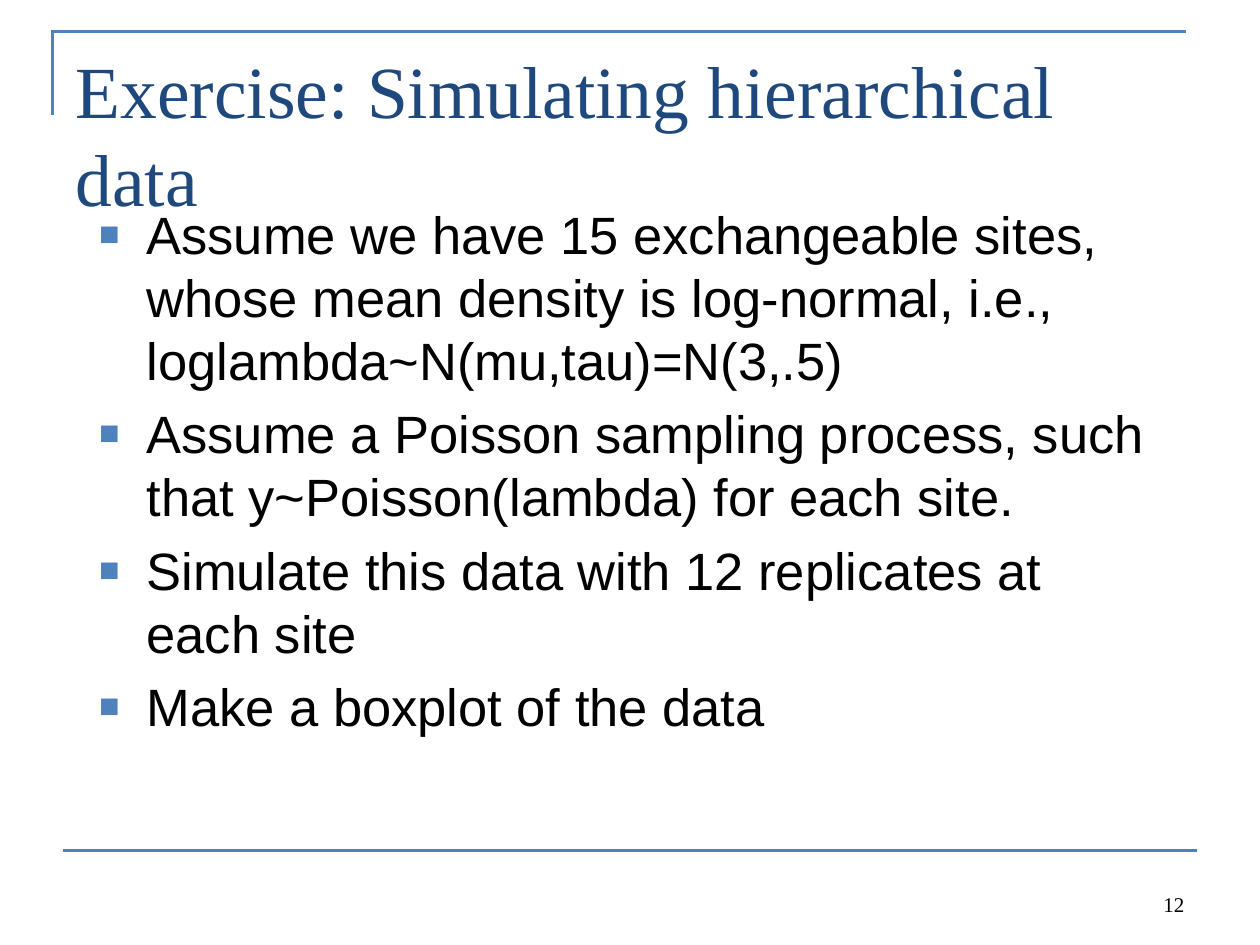
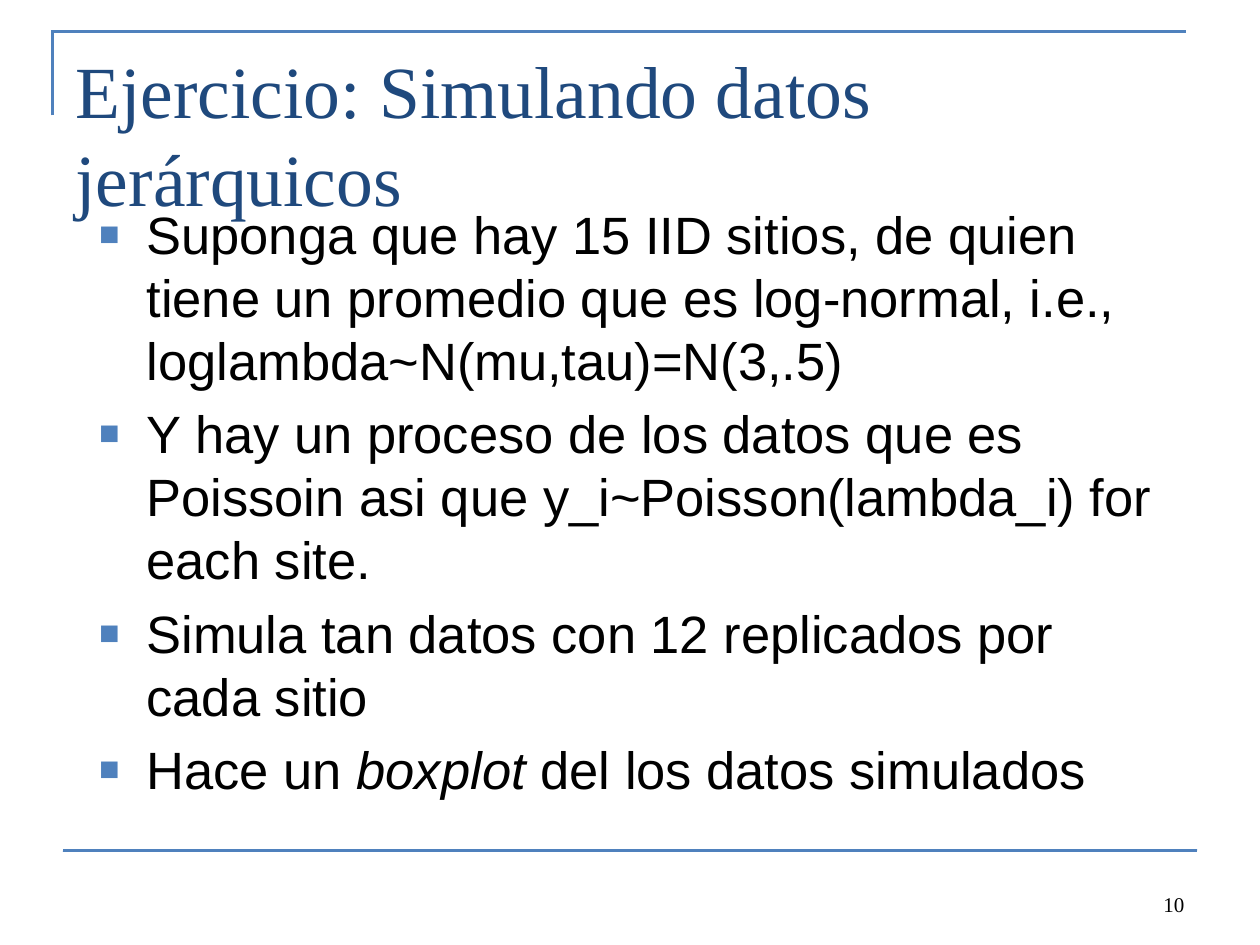
Before and after one commit to colemonnahan/bayes_workshop, a slide deck: slide 10 of dia4/lecture4_hierarchical.pptx (slide 12 before the commit). Drawn at 1260x945 pixels with LibreOffice and Linux fonts; fonts in the diff are those of the drawing. Boxes give left, top, right and bottom in pixels: in the first picture for what was removed or moved away, otherwise in the second. Text is boxed around its words. In the diff, an @@ line names an element or a change of style, - is before the commit and + after.

```diff
--- a/dia4/lecture4_hierarchical.pptx
+++ b/dia4/lecture4_hierarchical.pptx
@@ title at [76, 67, 871, 220]: text changed @@
-Exercise: Simulating hierarchical data
+Ejercicio: Simulando datos jerárquicos
@@ text at [146, 212, 1151, 800]: text changed @@
-■ Assume we have 15 exchangeable sites, whose mean density is log-normal, i.e., loglambda~N(mu,tau)=N(3,.5)
-■ Assume a Poisson sampling process, such that y~Poisson(lambda) for each site.
-■ Simulate this data with 12 replicates at each site
-■ Make a boxplot of the data
+■ Suponga que hay 15 IID sitios, de quien tiene un promedio que es log-normal, i.e., loglambda~N(mu,tau)=N(3,.5)
+■ Y hay un proceso de los datos que es Poissoin asi que y_i~Poisson(lambda_i) for each site.
+■ Simula tan datos con 12 replicados por cada sitio
+■ Hace un boxplot del los datos simulados
@@ page number at [1163, 898, 1184, 912]: text changed @@
-12
+10
```
Also in this commit, not shown: 9 other slides changed, 6 slides added, 7 slides removed, 11 other files.
